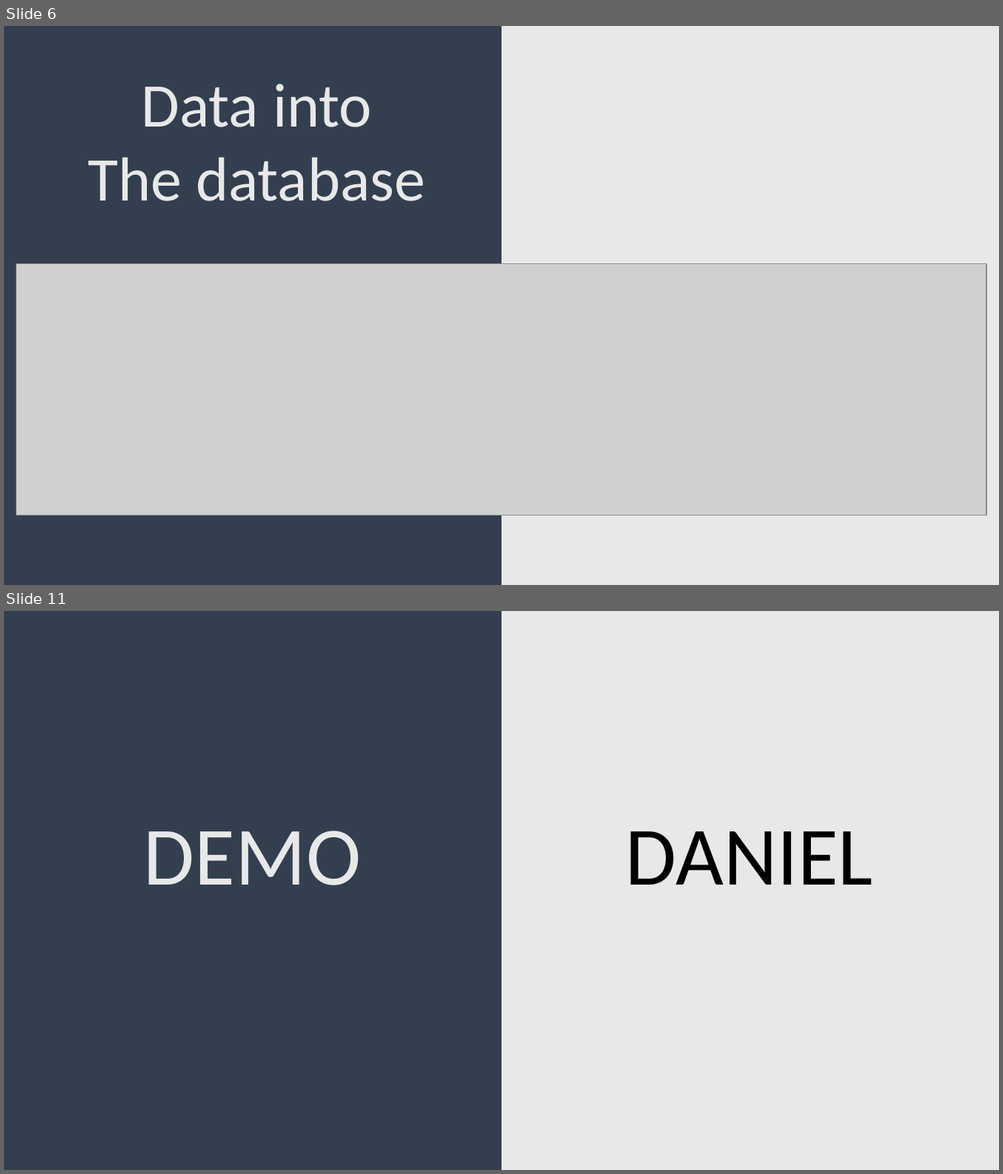
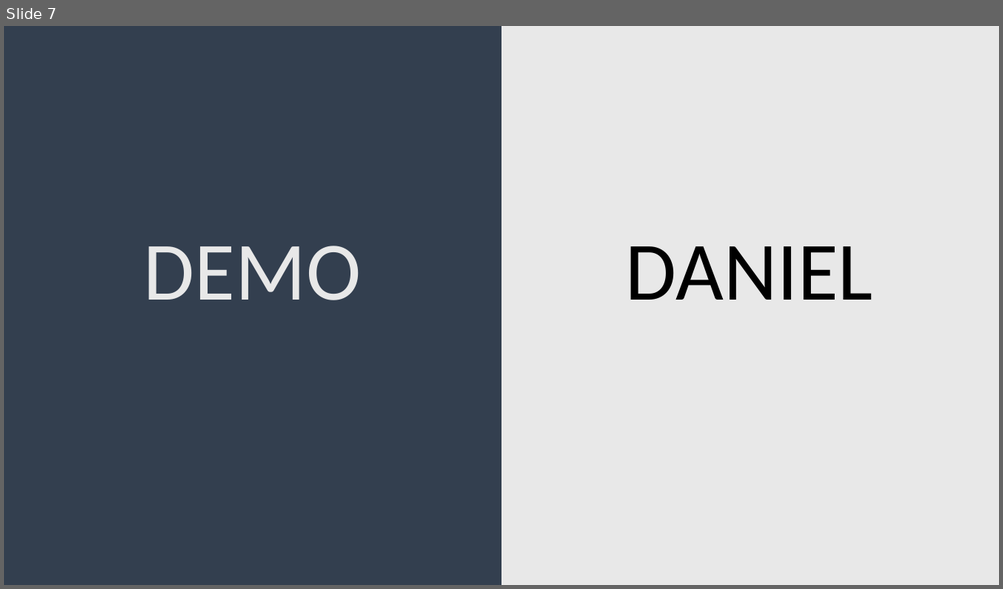
Before and after one commit to Adrianuhu/Discordia-Symfony, a slide deck: documentation/Exposition.pptx. Shown one above the other, each under a label of ours: slides 6 and 11 before the commit, slide 7 after it; the slides between them are not shown. The pictures are 1003x1174 and 1003x589 pixels, drawn with LibreOffice and Linux fonts; fonts in the diff are those of the drawing; grey boxes stand for pictures. Boxes give left, top, right and bottom in pixels: in the first picture for what was removed or moved away, otherwise in the second. Text is boxed around its words. In the diff, an @@ line names an element or a change of style, - is before the commit and + after.

```diff
--- a/documentation/Exposition.pptx
+++ b/documentation/Exposition.pptx
@@ slide 6 removed at (4, 26, 999, 585), background gradient #333F50 to #E8E8E8 @@
@@ text removed at (88, 84, 425, 201) @@
-Data into
-The database
@@ picture removed at (17, 264, 987, 516) @@
@@ what was slide 11 is now slide 7 @@
```
Also in this commit, not shown: 6 slides added, 9 other slides removed, 1 other file.
